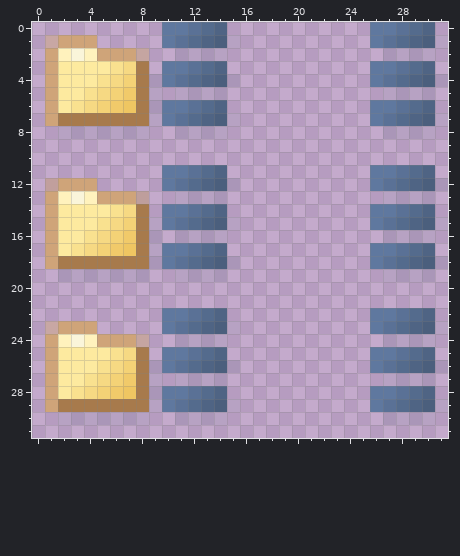
File history of a pixel-art sprite, res/Ribbon/ViewSearchResult_32.png. Above, as it was before the edit.
The file is 32x32 pixels. Pixels under 10% opacity are left out. Colours within 5 levels of each other are drawn and written as one.
The result:
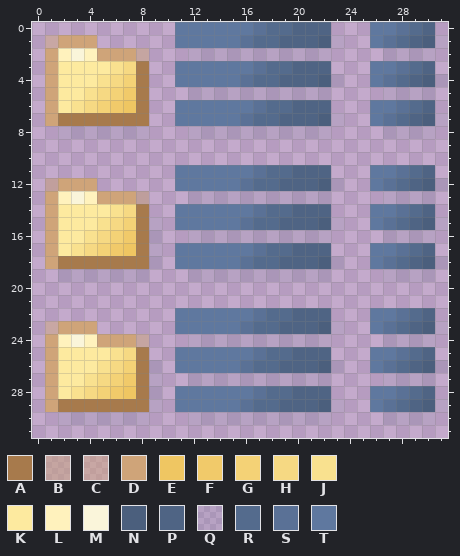
Palette (. is transparent): A #a77a4c  B #c6a07983  C #cda3797c  D #cfa479  E #efc662  F #f1ca6a  G #f4d276  H #f6d983  J #f9e18f  K #fdea9f  L #fff2bd  M #faf5da  N #4b5f7d  P #4f6484  Q #5a6d8120  R #546b8d  S #5a7196  T #5f789f
The exact change:
y 0: x 10 T -> .; x 12..22 SRP........ -> TTTTTSRRPPP
y 1: x 10..23 TSRPNQ........ -> .TTTTTSRRPPPNQ
y 2: x 11 Q -> .; x 15..22 ........ -> QQQQQQQQ
y 3: x 10 T -> .; x 12..22 SRP........ -> TTTTTSRRPPP
y 4: x 9..23 QTSRPNQ........ -> ..TTTTTSRRPPPNQ
y 5: x 9 Q -> .; x 11 Q -> .; x 15..22 ........ -> QQQQQQQQ
y 6: x 9..10 QT -> ..; x 12..22 SRP........ -> TTTTTSRRPPP
y 7: x 9..23 QTSRPNQ........ -> ..TTTTTSRRPPPNQ
y 8: x 11 Q -> .; x 15..22 ........ -> QQQQQQQQ
y 11: x 10 T -> .; x 12..22 SRP........ -> TTTTTSRRPPP
y 12: x 10..23 TSRPNQ........ -> .TTTTTSRRPPPNQ
y 13: x 11 Q -> .; x 15..22 ........ -> QQQQQQQQ
y 14: x 10 T -> .; x 12..22 SRP........ -> TTTTTSRRPPP
y 15: x 10..23 TSRPNQ........ -> .TTTTTSRRPPPNQ
y 16: x 11 Q -> .; x 15..22 ........ -> QQQQQQQQ
y 17: x 10 T -> .; x 12..22 SRP........ -> TTTTTSRRPPP
y 18: x 10..23 TSRPNQ........ -> .TTTTTSRRPPPNQ
y 19: x 11 Q -> .; x 15..22 ........ -> QQQQQQQQ
y 22: x 10 T -> .; x 12..22 SRP........ -> TTTTTSRRPPP
y 23: x 10..23 TSRPNQ........ -> .TTTTTSRRPPPNQ
y 24: x 11 Q -> .; x 15..22 ........ -> QQQQQQQQ
y 25: x 10 T -> .; x 12..22 SRP........ -> TTTTTSRRPPP
y 26: x 10..23 TSRPNQ........ -> .TTTTTSRRPPPNQ
y 27: x 11 Q -> .; x 15..22 ........ -> QQQQQQQQ
y 28: x 10 T -> .; x 12..22 SRP........ -> TTTTTSRRPPP
y 29: x 10..23 TSRPNQ........ -> .TTTTTSRRPPPNQ
y 30: x 11 Q -> .; x 15..22 ........ -> QQQQQQQQ
